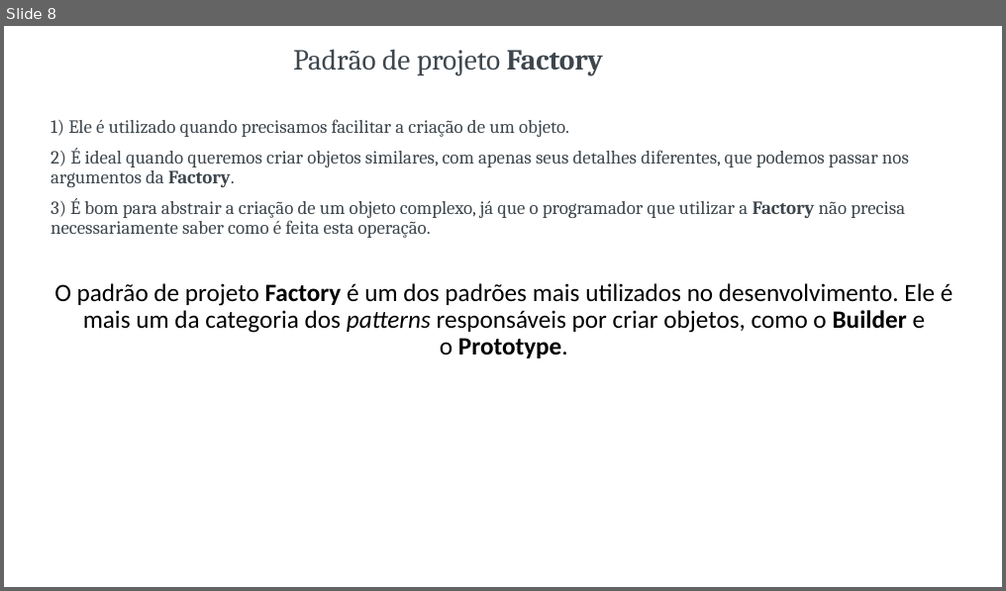
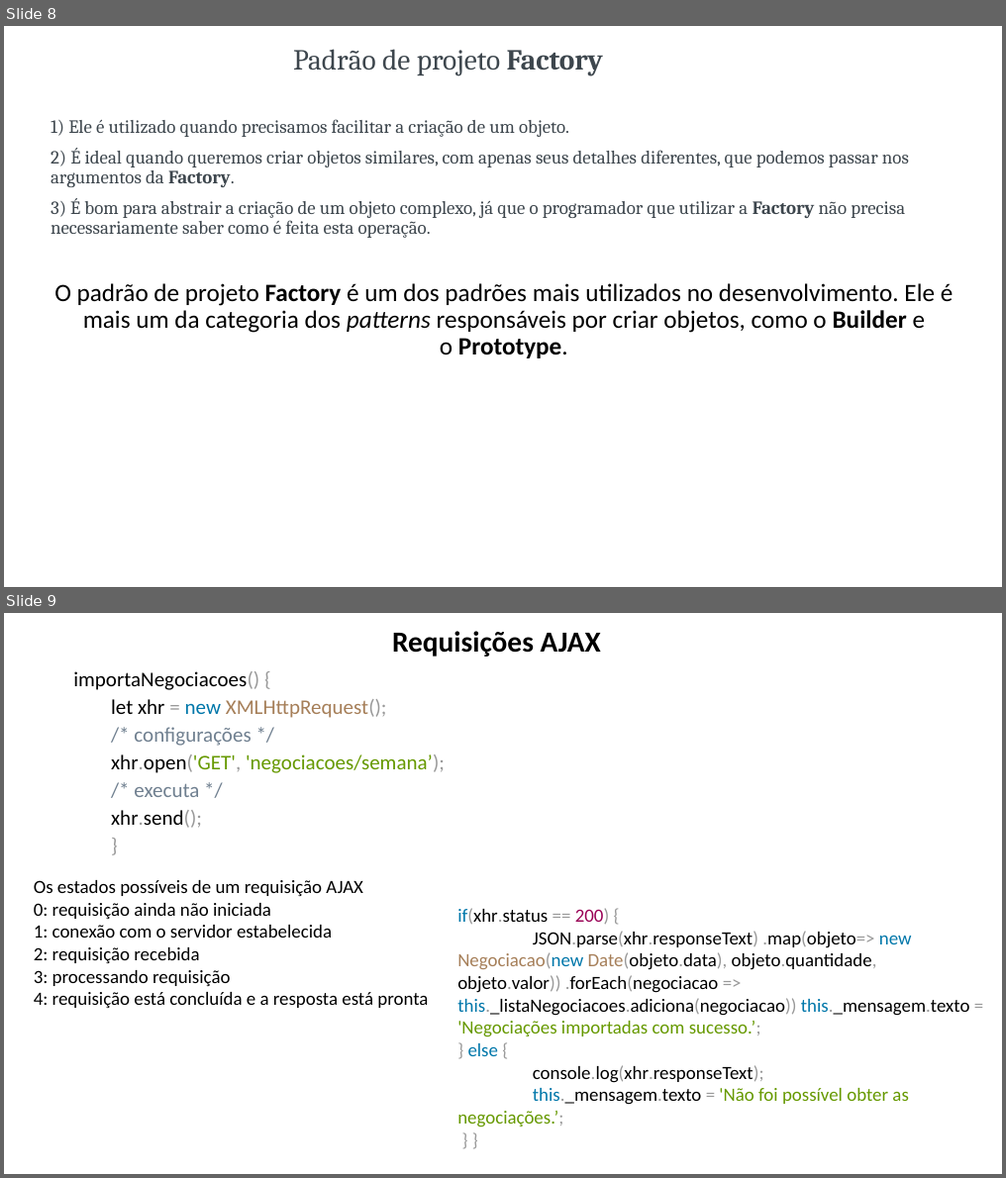
Before and after one commit to lacsousa/js-es6-oo-pp-avanc1, a slide deck: docs/JS Avançado 1-2-3-resumo.pptx. Shown one above the other, each under a label of ours: slide 8 before the commit, slides 8 and 9 after it. The pictures are 1006x591 and 1006x1178 pixels, drawn with LibreOffice and Linux fonts; fonts in the diff are those of the drawing. Boxes give left, top, right and bottom in pixels: in the first picture for what was removed or moved away, otherwise in the second. Text is boxed around its words. In the diff, an @@ line names an element or a change of style, - is before the commit and + after.

```diff
--- a/docs/JS Avançado 1-2-3-resumo.pptx
+++ b/docs/JS Avançado 1-2-3-resumo.pptx
@@ slide 9 added at <box>4,613,1002,1174</box>, background #FFFFFF @@
@@ title added at <box>392,631,601,657</box>, 28 pt, text #000000, bold @@
+Requisições AJAX
@@ text added at <box>73,671,445,828</box>, 20 pt, text #000000 @@
+importaNegociacoes() {
+  let xhr = new XMLHttpRequest();
+  /* configurações */
+  xhr.open('GET', 'negociacoes/semana’);
+  /* executa */
+  xhr.send();
+  }
@@ text added at <box>34,880,428,1008</box>, 18 pt, text #000000 @@
+Os estados possíveis de um requisição AJAX
+0: requisição ainda não iniciada
+1: conexão com o servidor estabelecida
+2: requisição recebida
+3: processando requisição
+4: requisição está concluída e a resposta está pronta
@@ text added at <box>457,908,970,1128</box>, 18 pt, text #000000 @@
+if(xhr.status == 200) {
+JSON.parse(xhr.responseText) .map(objeto=> new Negociacao(new Date(objeto.data), objeto.quantidade, objeto.valor)) .forEach(negociacao => this._listaNegociacoes.adiciona(negociacao)) this._mensagem.texto = 'Negociações importadas com sucesso.’;
+} else {
+console.log(xhr.responseText);
+this._mensagem.texto = 'Não foi possível obter as negociações.’;
+} }
```
Also in this commit, not shown: 1 other slide added, 1 slide removed, 5 other files.
